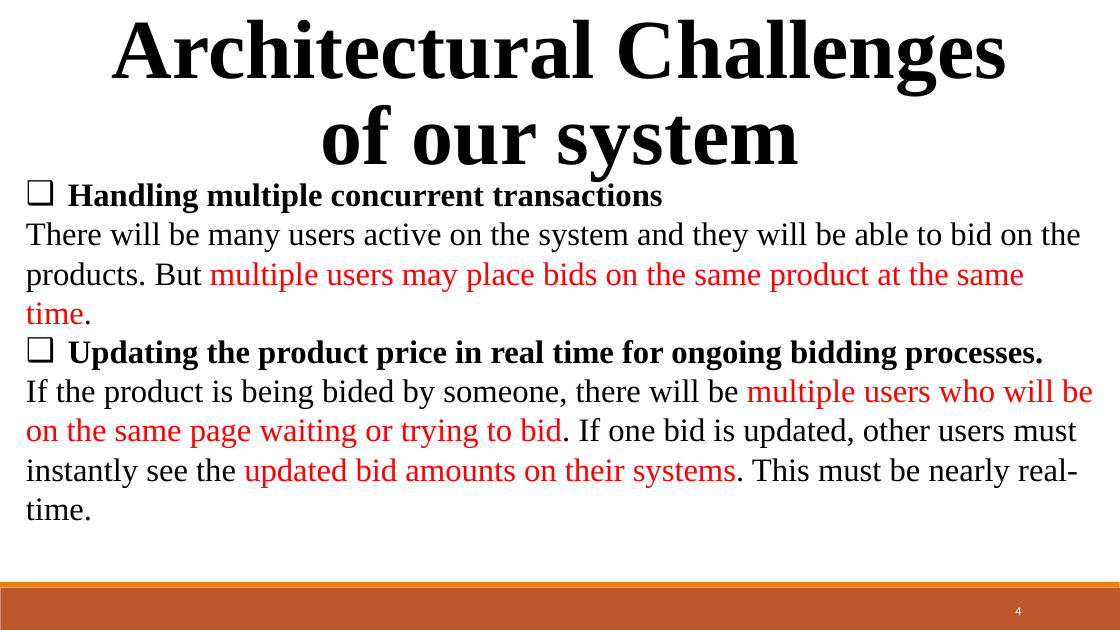
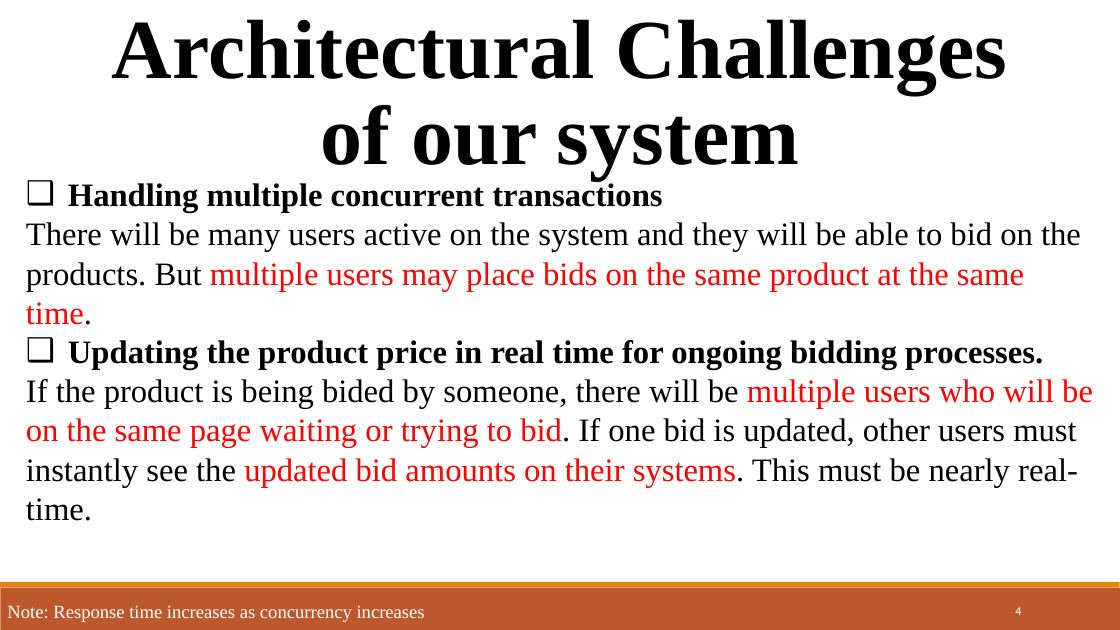
Before and after one commit to shubhanginigon/Bid-Buy-Sell-Project, a slide deck: slide 4 of Progress Project Presentation/BBS_SAD_GroupProject.pptx. Drawn at 1120x630 pixels with LibreOffice and Linux fonts; fonts in the diff are those of the drawing. Boxes give left, top, right and bottom in pixels: in the first picture for what was removed or moved away, otherwise in the second. Text is boxed around its words. In the diff, an @@ line names an element or a change of style, - is before the commit and + after.

```diff
--- a/Progress Project Presentation/BBS_SAD_GroupProject.pptx
+++ b/Progress Project Presentation/BBS_SAD_GroupProject.pptx
@@ text added at bbox=[7, 605, 425, 622], 16 pt, text #FFFFFF @@
+Note: Response time increases as concurrency increases
```
Also in this commit, not shown: 4 other slides changed, 1 slide added, 3 other files.
